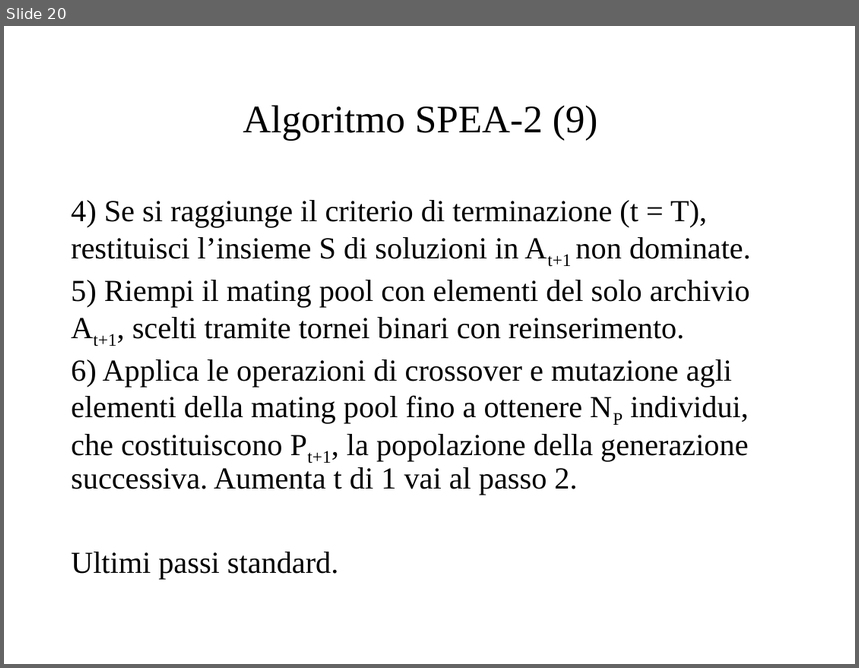
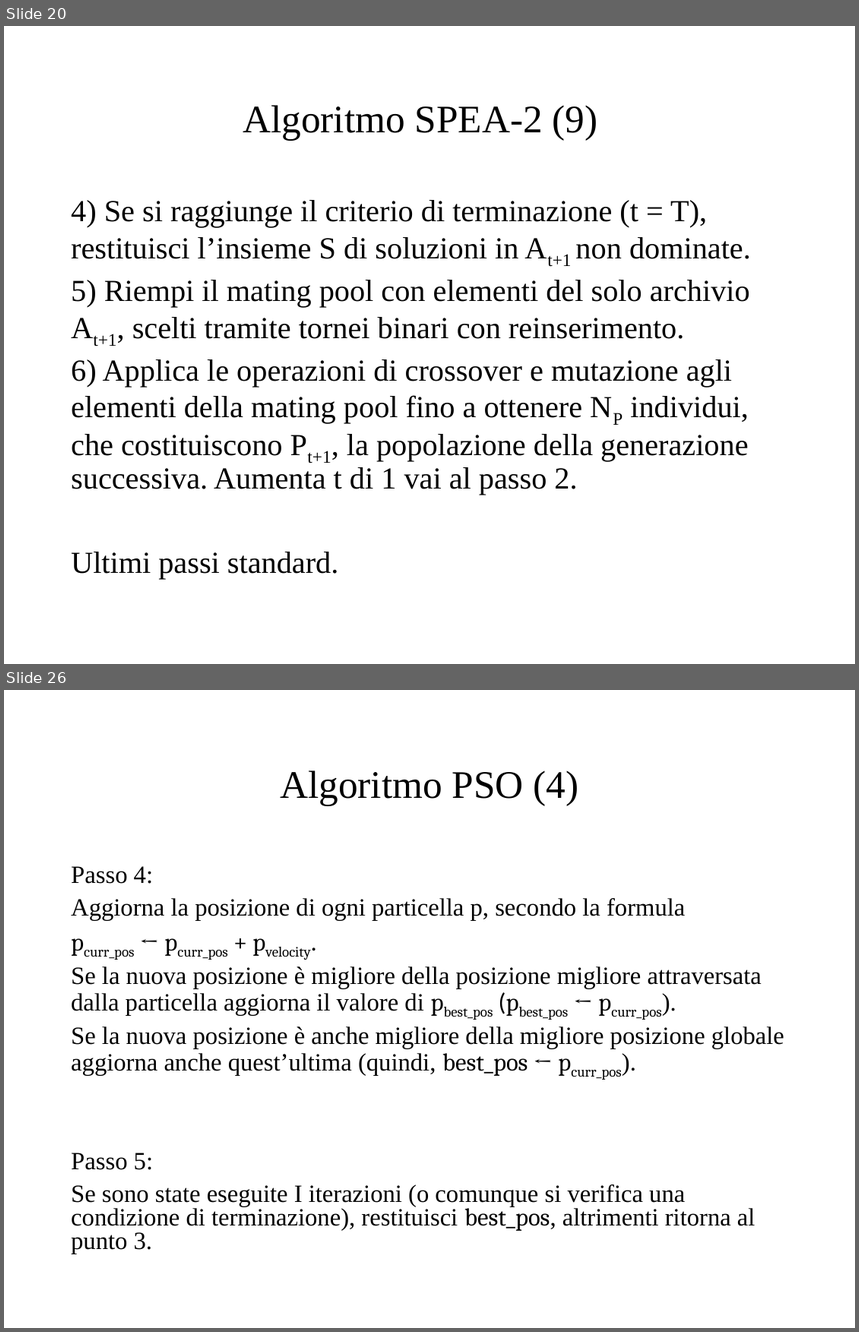
Before and after one commit to micferr/OptimizationProject, a slide deck: Presentation/Presentazione.pptx. Shown one above the other, each under a label of ours: slide 20 before the commit, slides 20 and 26 after it; the slides between them are not shown. The pictures are 859x668 and 859x1332 pixels, drawn with LibreOffice and Linux fonts; fonts in the diff are those of the drawing. Boxes give left, top, right and bottom in pixels: in the first picture for what was removed or moved away, otherwise in the second. Text is boxed around its words. In the diff, an @@ line names an element or a change of style, - is before the commit and + after.

```diff
--- a/Presentation/Presentazione.pptx
+++ b/Presentation/Presentazione.pptx
@@ slide 26 added at (x1=4, y1=690, x2=855, y2=1328), background #FFFFFF @@
@@ title added at (x1=280, y1=771, x2=579, y2=806), 33 pt, text #000000 @@
+Algoritmo PSO (4)
@@ text added at (x1=71, y1=866, x2=785, y2=1255), 21 pt, text #000000 @@
+Passo 4:
+Aggiorna la posizione di ogni particella p, secondo la formula
+pcurr_pos ← pcurr_pos + pvelocity.
+Se la nuova posizione è migliore della posizione migliore attraversata dalla particella aggiorna il valore di pbest_pos (pbest_pos ← pcurr_pos).
+Se la nuova posizione è anche migliore della migliore posizione globale aggiorna anche quest’ultima (quindi, best_pos ← pcurr_pos).
+Passo 5:
+Se sono state eseguite I iterazioni (o comunque si verifica una condizione di terminazione), restituisci best_pos, altrimenti ritorna al punto 3.
```
Also in this commit, not shown: 1 slide changed, 12 other slides added, 1 slide removed.
